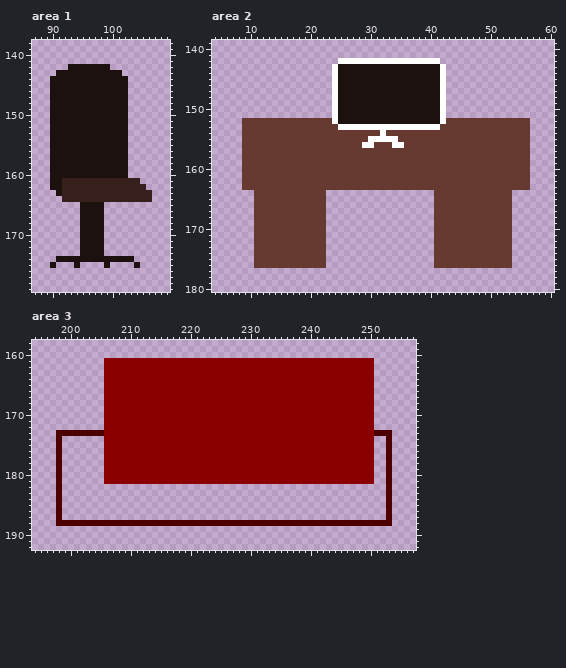
Pixel-art file -- Aseprite/tiles.aseprite. Above, as it was before the edit.
640x640 pixels, 1 frame. Colours within 5 levels of each other are drawn and written as one. Shown: area 1: x 87..109, y 138..179; area 2: x 4..60, y 139..180; area 3: x 194..257, y 158..192. The commit also changed other parts of the picture, which this record leaves out.
After the commit:
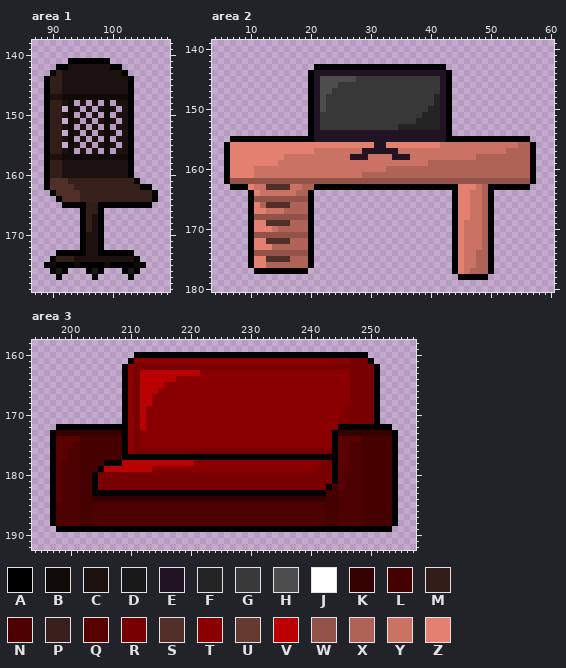
Palette (. is transparent): A #000000  B #100a08  C #1c110e  D #181818  E #211324  F #242424  G #393838  H #4d4d4d  J #ffffff  K #350000  L #450000  M #311e19  N #4d0000  P #37201c  Q #590000  R #790000  S #512f29  T #8a0000  U #663931  V #ba0000  W #925248  X #ae6356  Y #ca7364  Z #e3806f
Diff:
Changed rows in their new state; - is an unchanged pixel.
Area 1, layer "tiles":
first column x 89:
141 ----AAAAAAA--------
142 --AA-------AA------
143 -AM----------A-----
144 AMM-----------A----
145 AMM-----------A----
146 AMM-----------A----
147 A--BBBBBBBBBBBA----
148 AMM-B.-.-.B.--A----
149 AMM.B-.-.-B-.-A----
150 AMM-B.-.-.B.--A----
151 AMM.B-.-.-B-.-A----
152 AMM-B.-.-.B.--A----
153 AMM.B-.-.-B-.-A----
154 AMM-B.-.-.B.--A----
155 AMM.B-.-.-B-.-A----
156 AMM-B.-.-.B.--A----
157 A--BBBBBBBBBBBA----
158 AMM-----------A----
159 AMM-----------A----
160 AMM-----------A----
161 ASSS-----------A---
162 ASSSS-----------AA-
163 -ASSSS------------A
164 --ASSS------------A
165 ---AAAAMMAAAAAAAAA-
166 ------AMMA---------
167 ------AM-A---------
168 ------AM-A---------
169 ------AM-A---------
170 ------A--A---------
171 ------A--A---------
172 ------A--A---------
173 --AAAAA--AAAAAA----
174 -AMMM----------A---
175 ABAAABAAAABAAAABA--
176 -ADA---ADA---ADA---
177 --A-----A-----A----
Area 2, layer "tiles":
first column x 6:
142 -------------------.................----------------
143 ---------------AAAAAAAAAAAAAAAAAAAAAA---------------
144 --------------AEEEEEEEEEEEEEEEEEEEEEEA--------------
145 --------------AEHHHHHHGGGGGGGGGGGGGGEA--------------
146 --------------AEHHHGGGGGGGGGGGGGGGGGEA--------------
147 --------------AEHHGGGGGGGGGGGGGGGGGGEA--------------
148 --------------AEHGGGGGGGGGGGGGGGGGGFEA--------------
149 --------------AEHGGGGGGGGGGGGGGGGGGFEA--------------
150 --------------AEHGGGGGGGGGGGGGGGGGFFEA--------------
151 --------------AEGGGGGGGGGGGGGGGGGFFFEA--------------
152 ---...........AEGGGGGGGGGGGGGGGGFFFFEA.............-
153 ---...........AEGGGGGGGGGGGGGFFFFFFFEA.............-
154 ---...........AEEEEEEEEEEEEEEEEEEEEEEA.............-
155 -AAAAAAAAAAAAAAEEEEEEEEEEEEEEEEEEEEEEAAAAAAAAAAAAAA-
156 AZZZZZZZZZZZZZZZZZZZZZZZZEEZZZZZZZZZYYYYYYYYYYYYYXXA
157 AZZZZZZZZZZZZZZYYYYYYYYEEEEEEYYYYYYYYYYYYYYYYYYXXXXA
158 AZZZZZZZZZYYYYYYYYYYYEEEYYYYEEEYYYYYYYYYYYXXXXXXXXXA
159 AZZZZZZZZYYYYYYYYYYYYYYYYYYYYYYYYYXXXXXXXXXXXXXXXXXA
160 AZZZZYYYYYYYYYYYYYYYYYYYYYYXXXXXXXXXXXXXXXXXXXXXXXXA
161 AZZZZYYYYYYYYYYYYYYYYYYXXXXXXXXXXXXXXXXXXXXXXXXXXXXA
162 AWWWWWWWWWWWWWWWWWWWWWWWWWWWWWWWWWWWWWWWWWWWWWWWWWWA
163 -AAAZYYSSSSYYXXAAAAAAAAAAAAAAAAAAAAAAAAZZZYXAAAAAAA-
164 ----AZYYYYYYXXA..------------------...AZZYYXA...----
165 ----AWWWWWWWWWA..------------------...AZZYYXA...----
166 ----AZXSSSSXXXA..------------------...AZZYYXA...----
167 ----AZZYYYXXXXA..------------------...AZZYYXA...----
168 ----AWWWWWWWWWA..------------------...AZZYYXA...----
169 ----AZZSSSSXXXA..------------------...AZYYYXA...----
170 ----AZZZYXXXXXA..------------------...AZYYYXA...----
171 ----AWWWWWWWWWA..------------------...AZYYYXA...----
172 ----AZZSSSSXXXA..------------------...AZYYYXA...----
173 ----AZZZXXXXXXA..------------------...AZYYYXA...----
174 ----AWWWWWWWWWA..------------------...AZYYXXA...----
175 ----AZZSSSSXXXA..------------------...AZYYXXA...----
176 ----AZZXXXXXXXA..------------------...AZYYXXA...----
177 -----AAAAAAAAA------------------------AZYXXXA-------
178 ---------------------------------------AAAAA--------
Area 3, layer "tiles":
first column x 197:
160 --------------AAAAAAAAAAAAAAAAAAAAAAAAAAAAAAAAAAAAAAA-----
161 ---------....A------------------------------------RRRA----
162 ---------...A-RRRRRRRRRRRRRRRRRRRRRRRRRRRRRRRRRRRRRRRRA---
163 ---------...A-RVVVVVVVVVV-------------------------RRRRA---
164 ---------...A-RVVVVVV-----------------------------RRRRA---
165 ---------...A-RVVVV-------------------------------RRRRA---
166 ---------...A-RVVV--------------------------------RRRRA---
167 ---------...A-RVV---------------------------------RRRRA---
168 ---------...A-RVV---------------------------------RRRRA---
169 ---------...A-RV---------------------------------RRRRRA---
170 ---------...A-RV---------------------------------RRRRRA---
171 ---------...A-RV--------------------------------RRRRRRA---
172 -AAAAAAAAAAAA-RV--------------------------------AAAAAAAAA-
173 AKKKKKKKKKKKA-R--------------------------------AKKKKKKKKKA
174 AQQQQLLLLLLLA-R--------------------------------AQQQQLLLLLA
175 AQQQNLLLLLLLA-R--------------------------------AQQNNLLLLLA
176 AQQNNLLLLLLLA-RRRRRRRRRRRRRRRRRRRRRRRRRRRRRRRRRAQQNNLLLLLA
177 AQQNNLLLLLLLAAAAAAAAAAAAAAAAAAAAAAAAAAAAAAAAAAAAQQNNLLLLLA
178 AQNNNLLLLAAAVVVVVVVVVVVV---------------------RRAQQNNLLLLLA
179 AQNNNLLLAVVVVVVVV---------------------------RRRAQQNNLLLLLA
180 AQNNNLLARRRRRRRRRRRRRRRRRRRRRRRRRRRRRRRRRRRRRRRAQNNNLLLLLA
181 AQNNNLLARRRRRRRRRRRRRRRRRRRRRRRRRRRRRRRRRRRRRRRAQNNNLLLLLA
182 AQNNNLLARRRRRRRRRRRRRRRRRRRRRRRRRRRRRRRRRRRRRRALQNNNLLLLLA
183 AQNNNLLAAAAAAAAAAAAAAAAAAAAAAAAAAAAAAAAAAAAAAALLNNNNLLLLLA
184 AQNNNLLKKKKKKKKKKKKKKKKKKKKKKKKKKKKKKKKKKKKKKKLLNNNNLLLLLA
185 A-NNNLLNNNNNNNNNNNNNNNNNNNNNNNNNNNNNNNNNNNNNNNLLNNNNLLLLLA
186 A-NNNLLNNNNNNNNNNNNNNNNNNNNNNNNNNNNNNNNNNNNNNNLLNNNNLLLLLA
187 A-NNNLLNNNNNNNNNNNNNNNNNNNNNNNNNNNNNNNNNNNNNNNLLNNNNLLLLLA
188 A----LL---------------------------------------LL----LLLLLA
189 -AAAAAAAAAAAAAAAAAAAAAAAAAAAAAAAAAAAAAAAAAAAAAAAAAAAAAAAA-
Changed places in both pictures, as pixel boxes (x1, y1, x2, y2):
changed: (44, 58, 158, 280)
changed: (224, 58, 536, 280)
changed: (50, 352, 398, 532)
